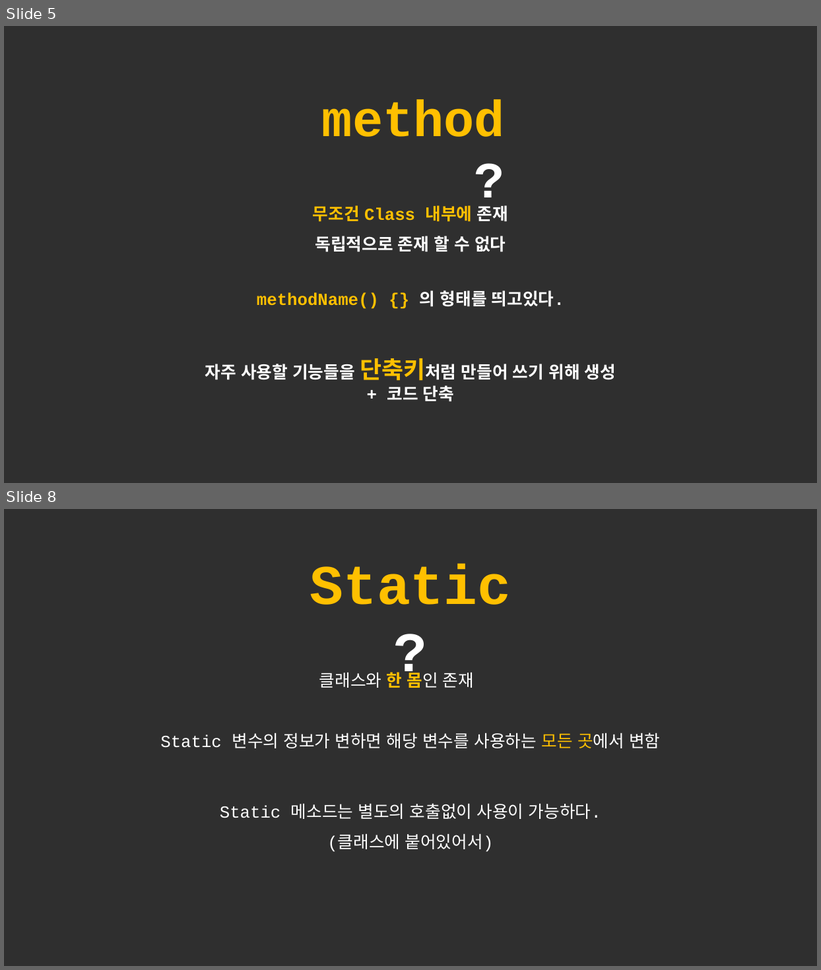
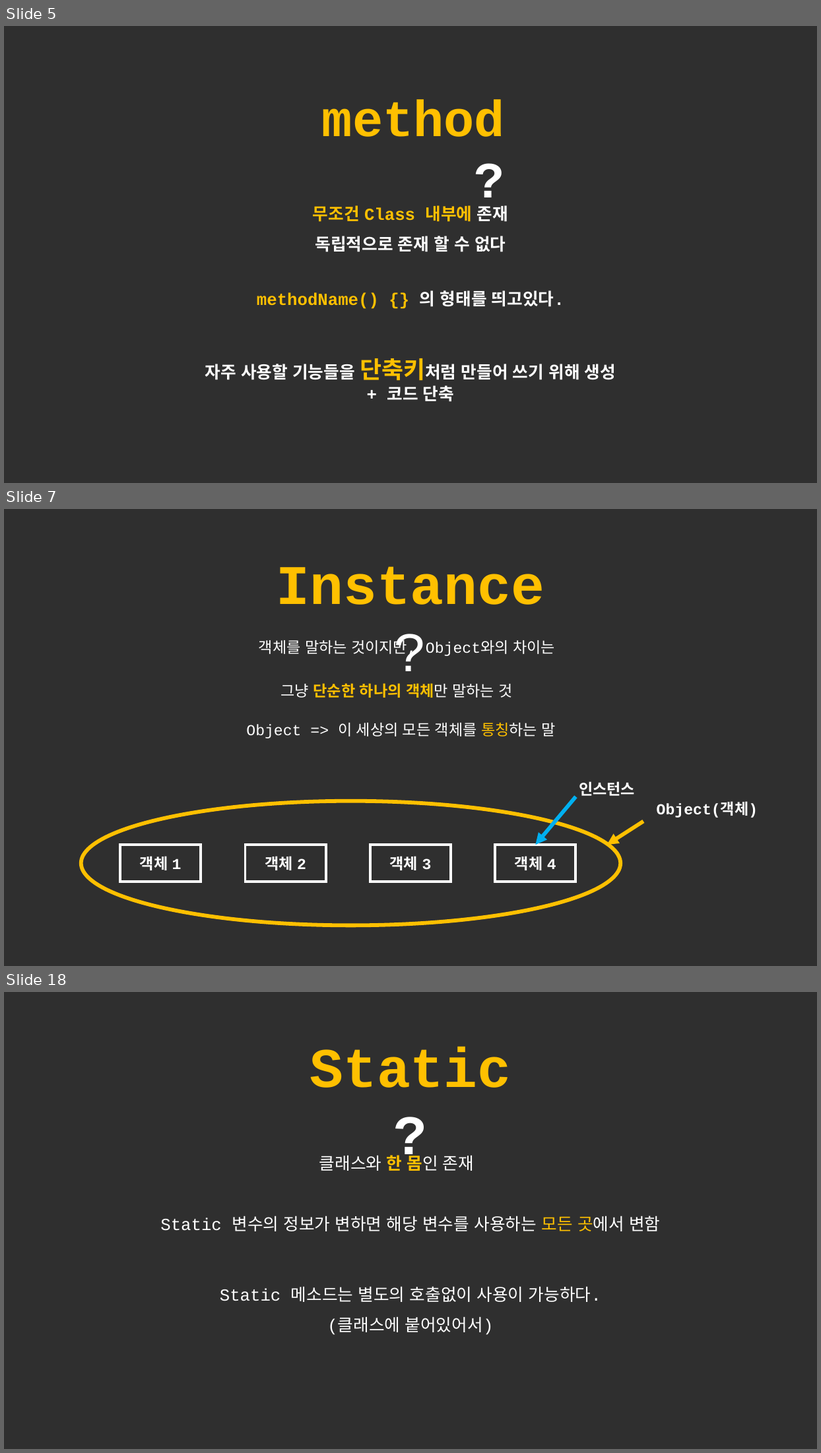
Before and after one commit to forwdevel/Full-Stack, a slide deck: 객체이론정리.pptx. Shown one above the other, each under a label of ours: slides 5 and 8 before the commit, slides 5, 7 and 18 after it; the slides between them are not shown. The pictures are 821x970 and 821x1453 pixels, drawn with LibreOffice and Linux fonts; fonts in the diff are those of the drawing. Boxes give left, top, right and bottom in pixels: in the first picture for what was removed or moved away, otherwise in the second. Text is boxed around its words. In the diff, an @@ line names an element or a change of style, - is before the commit and + after.

```diff
--- a/객체이론정리.pptx
+++ b/객체이론정리.pptx
@@ slide 7 added at <box>4,509,817,966</box>, background #2F2F2F @@
@@ text added at <box>277,566,545,605</box>, 66 pt, text #FFC000, bold @@
+Instance?
@@ text added at <box>259,638,555,657</box>, 18 pt, text #FFFFFF @@
+객체를 말하는 것이지만, Object와의 차이는
@@ text added at <box>281,683,513,698</box>, 18 pt, text #FFC000, bold @@
+그냥 단순한 하나의 객체만 말하는 것
@@ text added at <box>246,723,556,739</box>, 18 pt, text #FFFFFF @@
+Object => 이 세상의 모든 객체를 통칭하는 말
@@ text added at <box>579,782,635,796</box>, 18 pt, text #FFFFFF, bold @@
+인스턴스
@@ ellipse added at <box>81,801,620,925</box>, outline #FFC000 4.5 pt @@
@@ arrow added from (576, 797) to (536, 845), #00B0F0 4.5 pt @@
@@ text added at <box>657,804,758,818</box>, 18 pt, text #FFFFFF, bold @@
+Object(객체)
@@ arrow added from (644, 821) to (607, 845), #FFC000 4.5 pt @@
@@ rectangle added at <box>121,845,201,883</box>, outline #FFFFFF 3 pt, 18 pt, text #FFFFFF, bold @@
+객체 1
@@ rectangle added at <box>246,845,326,883</box>, outline #FFFFFF 3 pt, 18 pt, text #FFFFFF, bold @@
+객체 2
@@ rectangle added at <box>370,845,451,883</box>, outline #FFFFFF 3 pt, 18 pt, text #FFFFFF, bold @@
+객체 3
@@ rectangle added at <box>496,845,576,883</box>, outline #FFFFFF 3 pt, 18 pt, text #FFFFFF, bold @@
+객체 4
@@ what was slide 8 is now slide 18 @@
```
Also in this commit, not shown: 2 slides changed, 9 other slides added, 1 slide removed.
